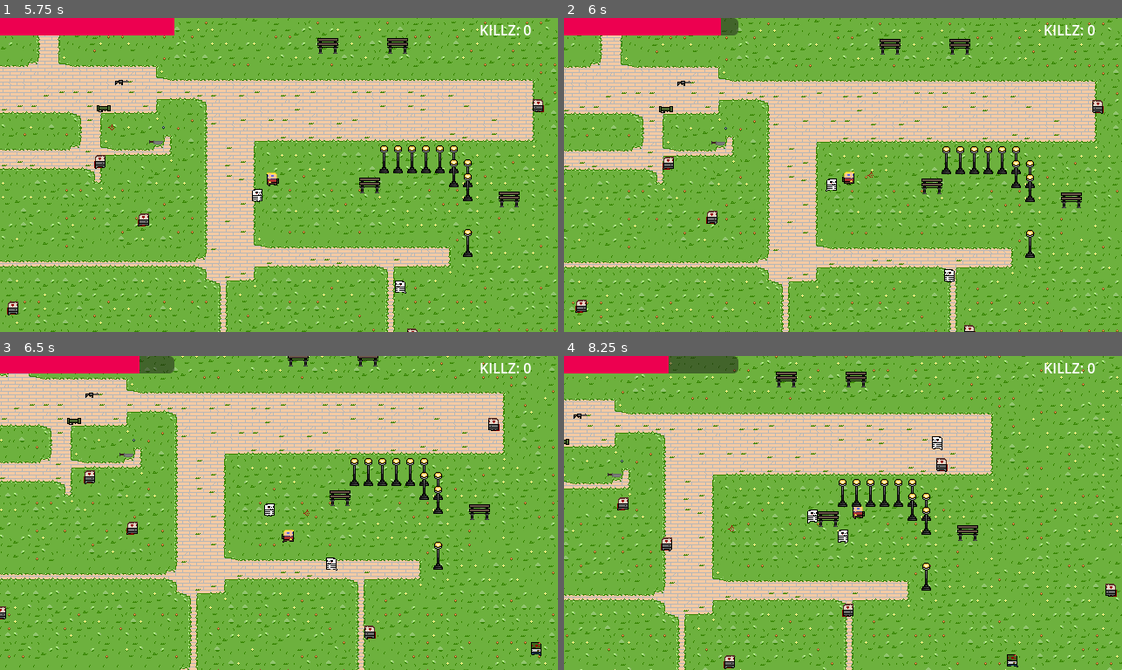
Above: before the commit, frames 1-4 (two rows, left to right).
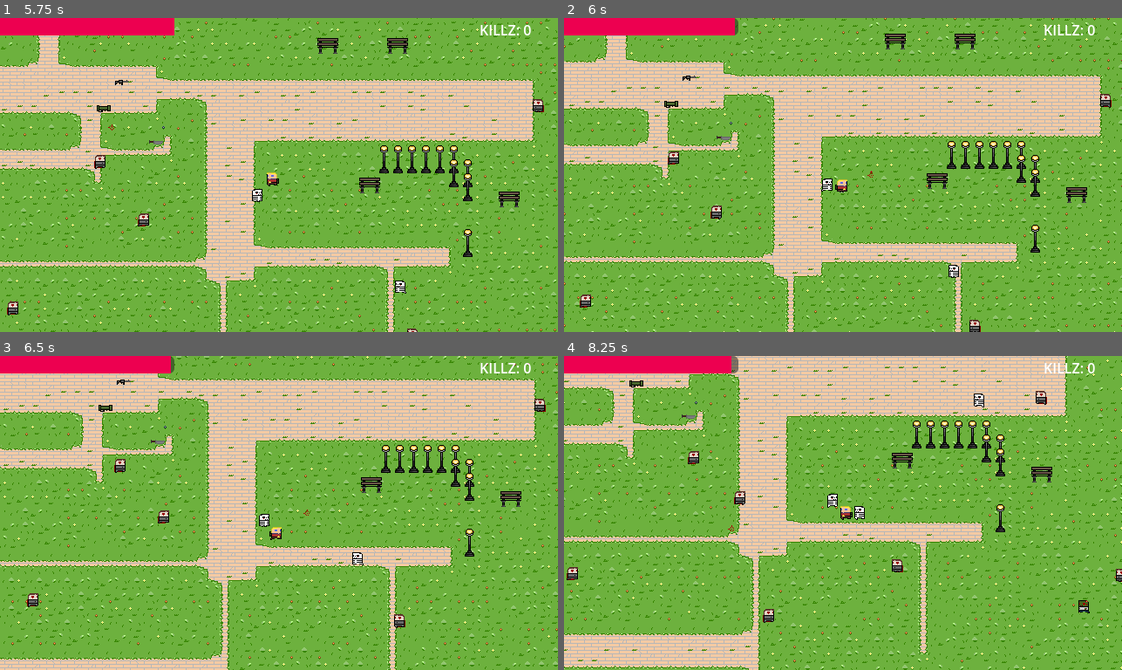
Above: after the commit, the same moments.

Repository: TheRubeThing/LudumDate54
Game: Godot game, scene res://Assets/Levels/Playgrounds/enemy_test.tscn
Two runs of this game, one before a commit and one after it. Both use one fixed random seed, a clock stepped at 60 frames per second and the inputs below. Sound files missing from this copy of the repository are replaced by a short silence.
Inputs (mouse positions are in pixels of both pictures, inside the frame that each line leads up to):
- Up to frame 1 (5.75 s): click "Start game" at 0.5 s; move the mouse to (401, 159) at 1.27 s; hold D (D_right) 1.28-2.03 s; right-click (401, 159) at 1.35 s; click (401, 159) at 1.42 s; move the mouse to (167, 190) at 2.02 s; hold S (S_down) 2.03-2.78 s; click (167, 190) at 2.1 s; right-click (167, 190) at 2.3 s; move the mouse to (334, 105) at 2.77 s; hold D (D_right) 2.78-3.53 s; right-click (334, 105) at 2.85 s; move the mouse to (251, 237) at 3.52 s; hold W (W_up) 3.53-4.28 s; right-click (251, 237) at 3.6 s; click (251, 237) at 3.67 s; move the mouse to (446, 222) at 4.27 s; press the mouse at (446, 222) at 4.28 s; hold A (A_left) from 4.28 s (still down); right-click (446, 222) at 4.55 s; move the mouse to (111, 127) at 5.02 s; release the mouse at (111, 127) at 5.03 s; right-click (111, 127) at 5.1 s
- Up to frame 2 (6 s): move the mouse to (870, 175) at 5.77 s; release A (A_left) at 5.78 s; hold S (S_down) from 5.78 s (still down); right-click (870, 175) at 5.85 s; click (870, 175) at 5.92 s
- Up to frame 3 (6.5 s): keep holding S (S_down)
- Up to frame 4 (8.25 s): move the mouse to (759, 434) at 6.52 s; release S (S_down) at 6.53 s; hold D (D_right) 6.53-7.28 s; click (759, 434) at 6.6 s; right-click (759, 434) at 6.8 s; move the mouse to (965, 497) at 7.27 s; hold W (W_up) 7.28-8.03 s; right-click (965, 497) at 7.35 s; move the mouse to (731, 528) at 8.02 s; hold D (D_right) from 8.03 s (still down); right-click (731, 528) at 8.1 s; click (731, 528) at 8.17 s

Frame 1 is identical in both runs. In frame 2, 34% of the frame differs, in the area x 0-100%, y 0-100%; in frame 3, 42%; in frame 4, 53%.

Commit message:
More tweaking

Diff:
--- a/Assets/Enteties/PlayerAnimationController.gd
+++ b/Assets/Enteties/PlayerAnimationController.gd
@@ -1,5 +1,4 @@
 extends AnimatedSprite2D
-
 
 func walk():
 	play("Walk")
--- a/Assets/Enteties/enemy.tscn
+++ b/Assets/Enteties/enemy.tscn
@@ -107,6 +107,7 @@
 [node name="Monster" type="CharacterBody2D" groups=["ENEMIES"]]
 script = ExtResource("1_43sha")
 movement_speed = 30.0
+dmg = 5
 push_back_factor = 50
 score = 1
 item_drops = Array[PackedScene]([ExtResource("2_7phmd"), ExtResource("3_0hqix"), ExtResource("4_temu5")])
--- a/Assets/Enteties/enemySkeleton.tscn
+++ b/Assets/Enteties/enemySkeleton.tscn
@@ -107,7 +107,7 @@
 [node name="Skeleton" type="CharacterBody2D" groups=["ENEMIES"]]
 script = ExtResource("1_ijtye")
 movement_speed = 80.0
-dmg = 5
+dmg = 2
 score = 1
 item_drops = Array[PackedScene]([ExtResource("2_vfjip"), ExtResource("3_gc6xt"), ExtResource("4_5380d")])
 item_drops_probablities = Array[int]([1, 0, 5])
--- a/Assets/Enteties/enemyZombie.tscn
+++ b/Assets/Enteties/enemyZombie.tscn
@@ -1,10 +1,9 @@
-[gd_scene load_steps=29 format=3 uid="uid://dedlmvw28ns1f"]
+[gd_scene load_steps=28 format=3 uid="uid://dedlmvw28ns1f"]
 
 [ext_resource type="Script" path="res://Assets/Scripts/enemy.gd" id="1_qt0wi"]
 [ext_resource type="PackedScene" uid="uid://mfl3dy78e6p2" path="res://Assets/Weapons/AK-47_pickup.tscn" id="2_2wl1m"]
 [ext_resource type="PackedScene" uid="uid://dvrlyhgchtnmg" path="res://Assets/Weapons/Bazzoka_pickup.tscn" id="3_3sqai"]
 [ext_resource type="Script" path="res://Assets/Enteties/CloseGuyBrain.gd" id="4_lliql"]
-[ext_resource type="PackedScene" uid="uid://d4i3jeaokspt0" path="res://Assets/Weapons/Knife_pickup.tscn" id="4_vus82"]
 [ext_resource type="Script" path="res://Assets/Scripts/DetectionRange.gd" id="5_sbxvv"]
 [ext_resource type="Shader" path="res://Assets/Shaders/flashShader.gdshader" id="6_1wiwf"]
 [ext_resource type="Texture2D" uid="uid://ryawpx1xuota" path="res://Assets/Sprites/Sprite Sheets/Zombie_Sheet.png" id="7_wx247"]
@@ -106,11 +105,11 @@
 [node name="Enemy" type="CharacterBody2D" groups=["ENEMIES"]]
 script = ExtResource("1_qt0wi")
 movement_speed = 10.0
-dmg = 20
 push_back_factor = 20
 score = 1
-item_drops = Array[PackedScene]([ExtResource("2_2wl1m"), ExtResource("3_3sqai"), ExtResource("4_vus82")])
-item_drops_probablities = Array[int]([1, 3, 2])
+item_drops = Array[PackedScene]([ExtResource("2_2wl1m"), ExtResource("3_3sqai")])
+item_drops_probablities = Array[int]([5, 15])
+empty_probability = 20
 
 [node name="PhysicsCollider" type="CollisionShape2D" parent="."]
 shape = SubResource("RectangleShape2D_3dene")
--- a/Assets/Enteties/player.tscn
+++ b/Assets/Enteties/player.tscn
@@ -73,10 +73,10 @@
 tracks/0/interp = 1
 tracks/0/loop_wrap = true
 tracks/0/keys = {
-"times": PackedFloat32Array(0, 1, 2, 3),
-"transitions": PackedFloat32Array(1, 1, 1, 1),
+"times": PackedFloat32Array(0, 1, 2, 3, 4),
+"transitions": PackedFloat32Array(1, 1, 1, 1, 1),
 "update": 1,
-"values": [true, false, true, false]
+"values": [false, true, false, true, false]
 }
 
 [sub_resource type="Animation" id="Animation_kfmnl"]
--- a/Assets/Scripts/Rocket.gd
+++ b/Assets/Scripts/Rocket.gd
@@ -1,9 +1,19 @@
 extends Bullet
 
 var explosion_scene = preload("res://Assets/Weapons/explosion.tscn")
+var target_bullet_speed = 0
+var speedup_factor = 0.99
+
+func _process(delta):
+	bullet_speed = speedup_factor * bullet_speed + (1 - speedup_factor) * target_bullet_speed
+	super._process(delta)
 
 func destroy():
 	var explosion = explosion_scene.instantiate()
 	explosion.position = position
 	get_parent().add_child(explosion)
 	queue_free()
+
+func set_bullet_speed(speed):
+	bullet_speed = (1 - speedup_factor) * speed
+	target_bullet_speed = speed
Not shown, changed: Assets/Levels/MainMap.tscn
